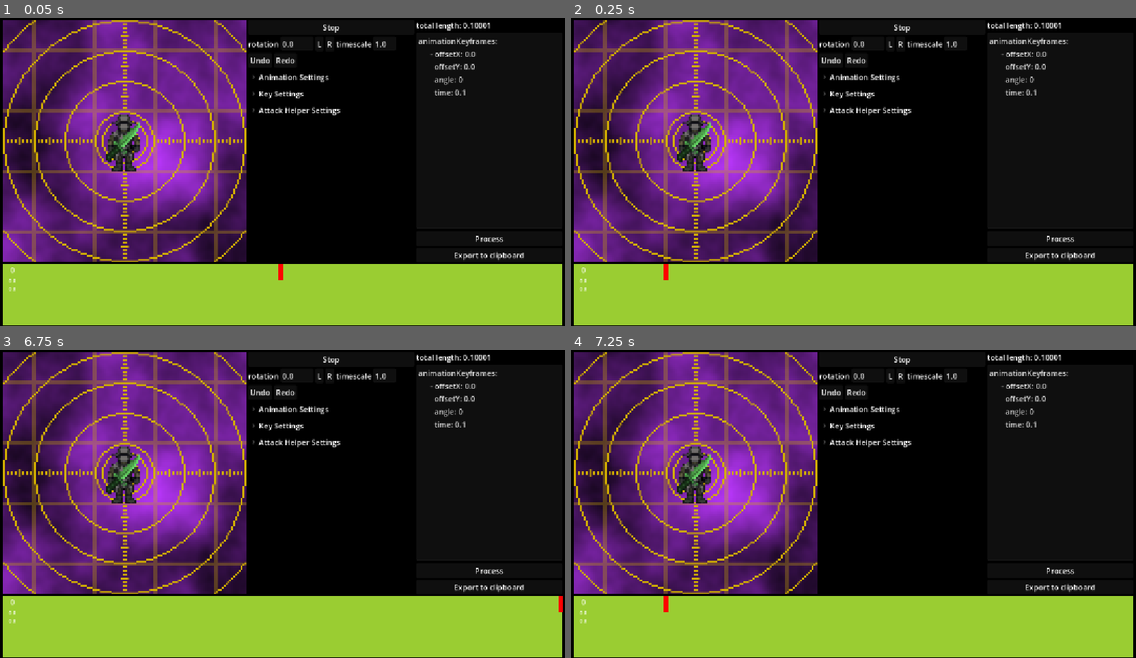
Above: before the commit, frames 1-4 (two rows, left to right).
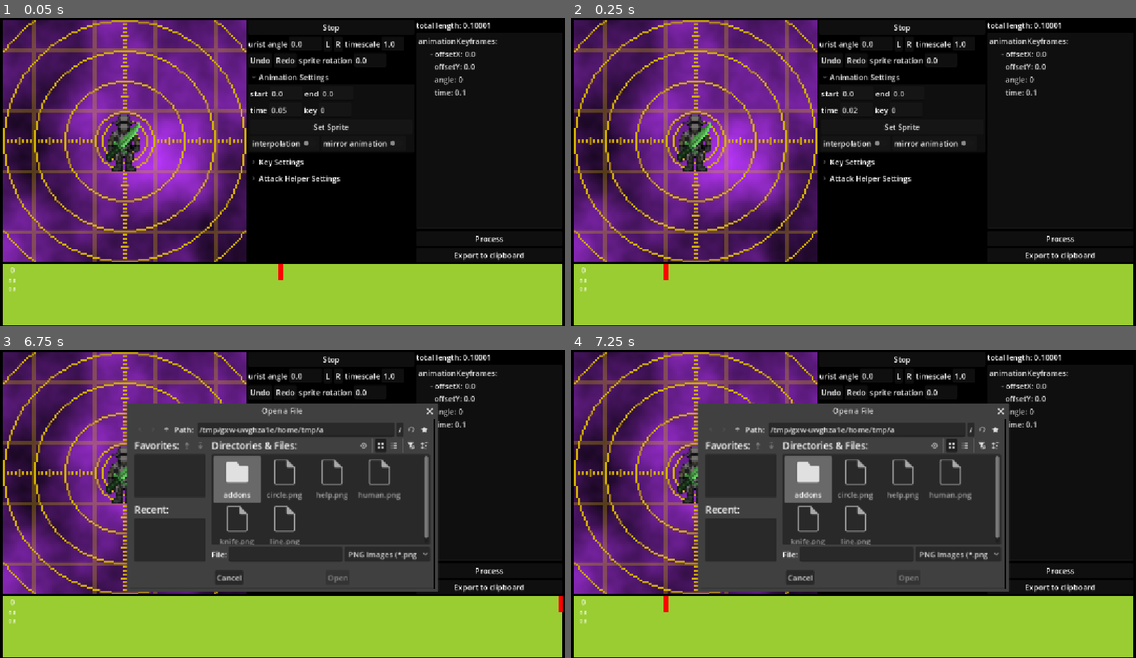
Above: after the commit, the same moments.

Repository: mika10095/carmine-weapon-anim-editor
Game: Godot game, scene res://main.tscn
Same seed, same stepped clock (60 frames per second), same inputs: the game is played once before the commit and once after it.
Inputs (mouse positions are in pixels of both pictures, inside the frame that each line leads up to):
- Up to frame 1 (0.05 s): no input
- Up to frame 2 (0.25 s): no input
- Up to frame 3 (6.75 s): click "Play" at 0.5 s; click "Stop" at 1.25 s; click "Play" at 2 s; click "L" at 2.75 s; click "R" at 3.5 s; click "Undo" at 4.25 s; click "Redo" at 5 s; click "Process" at 5.75 s; click (333, 457) at 6.5 s, where only the run after the commit has a clickable "Set Sprite"
- Up to frame 4 (7.25 s): no input

The runs differ from the first frame. In frame 1, 1.6% of the frame differs, in the area x 44-71%, y 7-54%; in frame 2, 1.6%; in frame 3, 34%, in the area x 22-78%, y 7-79%; in frame 4, 34%.

Commit message:
global weapon sprite rotation support

Diff:
--- a/main.tscn
+++ b/main.tscn
@@ -277,7 +277,7 @@
 
 [node name="Label" type="Label" parent="VBoxContainer/HBoxContainer/Tree/HBoxContainer" unique_id=1595839434]
 layout_mode = 2
-text = "rotation"
+text = "urist angle"
 
 [node name="GlobalRotation" type="LineEdit" parent="VBoxContainer/HBoxContainer/Tree/HBoxContainer" unique_id=1528811574]
 unique_name_in_owner = true
@@ -324,13 +324,20 @@
 layout_mode = 2
 text = "Undo: 0 Redo: 0"
 
+[node name="Label" type="Label" parent="VBoxContainer/HBoxContainer/Tree/HBoxContainer9" unique_id=1974397623]
+layout_mode = 2
+text = "sprite rotation"
+
+[node name="SpriteGlobalRotEdit" type="LineEdit" parent="VBoxContainer/HBoxContainer/Tree/HBoxContainer9" unique_id=1427668390]
+unique_name_in_owner = true
+layout_mode = 2
+text = "0.0"
+
 [node name="FoldableContainer" type="FoldableContainer" parent="VBoxContainer/HBoxContainer/Tree" unique_id=839379806]
 layout_mode = 2
-folded = true
 title = "Animation Settings"
 
 [node name="VBoxContainer" type="VBoxContainer" parent="VBoxContainer/HBoxContainer/Tree/FoldableContainer" unique_id=461116178]
-visible = false
 layout_mode = 2
 
 [node name="HBoxContainer2" type="HBoxContainer" parent="VBoxContainer/HBoxContainer/Tree/FoldableContainer/VBoxContainer" unique_id=801280974]
@@ -728,6 +735,7 @@
 [connection signal="text_changed" from="VBoxContainer/HBoxContainer/Tree/HBoxContainer/TimeScale" to="." method="_on_time_scale_text_changed"]
 [connection signal="pressed" from="VBoxContainer/HBoxContainer/Tree/HBoxContainer9/UndoButton" to="." method="_on_undo_button_pressed"]
 [connection signal="pressed" from="VBoxContainer/HBoxContainer/Tree/HBoxContainer9/RedoButton" to="." method="_on_redo_button_pressed"]
+[connection signal="text_changed" from="VBoxContainer/HBoxContainer/Tree/HBoxContainer9/SpriteGlobalRotEdit" to="." method="_on_sprite_global_rot_edit_text_changed"]
 [connection signal="text_changed" from="VBoxContainer/HBoxContainer/Tree/FoldableContainer/VBoxContainer/HBoxContainer2/StartTime" to="." method="_on_start_time_text_changed"]
 [connection signal="text_changed" from="VBoxContainer/HBoxContainer/Tree/FoldableContainer/VBoxContainer/HBoxContainer2/EndTime" to="." method="_on_end_time_text_changed"]
 [connection signal="text_changed" from="VBoxContainer/HBoxContainer/Tree/FoldableContainer/VBoxContainer/HBoxContainer8/TimerText" to="." method="_on_timer_text_text_changed"]
--- a/monolith.gd
+++ b/monolith.gd
@@ -69,6 +69,7 @@
 var start_time := 0.0
 var end_time := 0.0
 var move_speed := 50
+var sprite_rotation_adjust := 0.0
 # Called when the node enters the scene tree for the first time.
 func _ready():
 	var new_key = AnimationKey.new()
@@ -132,7 +133,7 @@
 		new_key.index = index
 		new_key.offsetX = float(key_pos_x_text.text)
 		new_key.offsetY = float(key_pos_y_text.text)
-		new_key.angle = float(key_rot_text.text)
+		new_key.angle = float(key_rot_text.text) - sprite_rotation_adjust
 		new_key.scaleX = float(key_scale_x_text.text)
 		new_key.scaleY = float(key_scale_y_text.text)
 		new_key.color = key_color
@@ -320,7 +321,7 @@
 func update_ghost_pos(ghost, animationkey):
 	ghost.position.x = -animationkey.offsetX * 32
 	ghost.position.y = -animationkey.offsetY * 32
-	ghost.rotation_degrees = int(animationkey.angle)
+	ghost.rotation_degrees = int(animationkey.angle+sprite_rotation_adjust)
 	ghost.scale.x = -animationkey.scaleX
 	ghost.scale.y = animationkey.scaleY
 
@@ -416,7 +417,7 @@
 func apply_interpolated_frame(a, b, t, i):
 	if !interpolated:
 		weapon_sprite.position = Vector2(-a.offsetX, -a.offsetY) / 0.03125
-		weapon_sprite.rotation_degrees = a.angle
+		weapon_sprite.rotation_degrees = a.angle + sprite_rotation_adjust
 		weapon_sprite.scale = Vector2(-a.scaleX, a.scaleY)
 		weapon_sprite.modulate = a.color
 		return
@@ -451,7 +452,7 @@
 	p1.angle,
 	p2.angle,
 	t
-	)
+	) + sprite_rotation_adjust
 
 	weapon_sprite.scale = Vector2(
 		lerp(-p1.scaleX, -p2.scaleX, t),
@@ -748,3 +749,10 @@
 func _on_right_left_attack_pressed():
 	attack_visuals_right_sided = !attack_visuals_right_sided
 	update_animation()
+
+
+func _on_sprite_global_rot_edit_text_changed(new_text):
+	weapon_sprite_ghost.rotation_degrees -= sprite_rotation_adjust
+	sprite_rotation_adjust = float(new_text)
+	weapon_sprite_ghost.rotation_degrees += sprite_rotation_adjust
+	update_animation()
